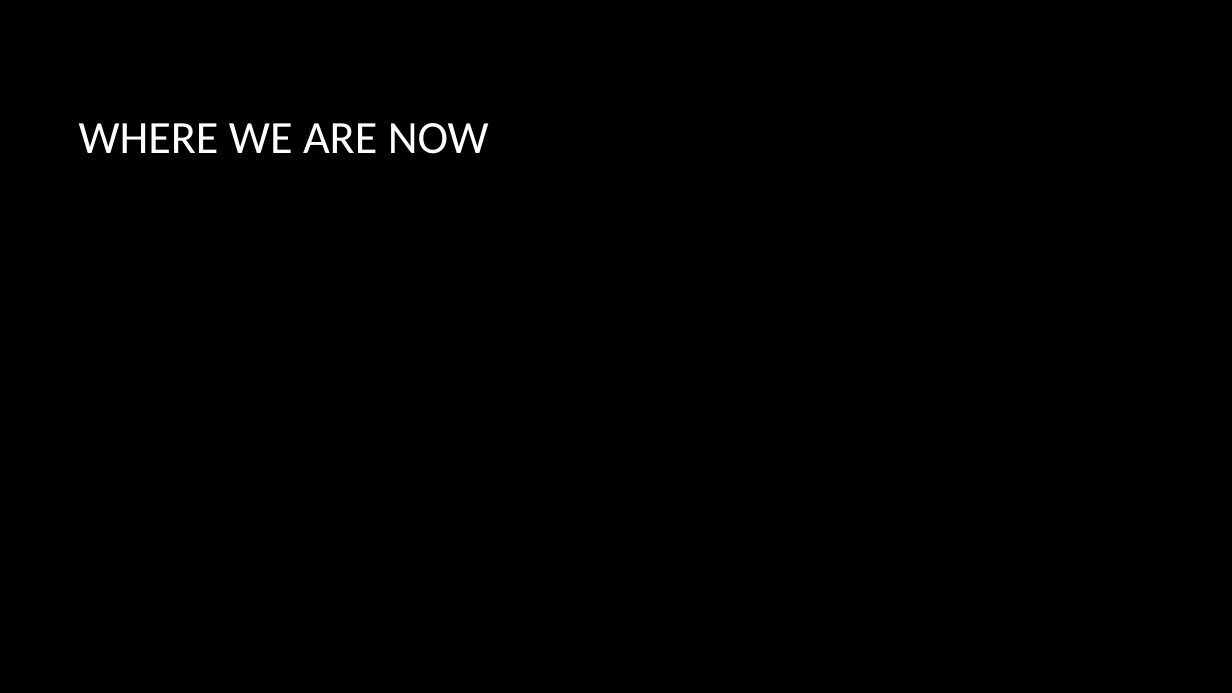
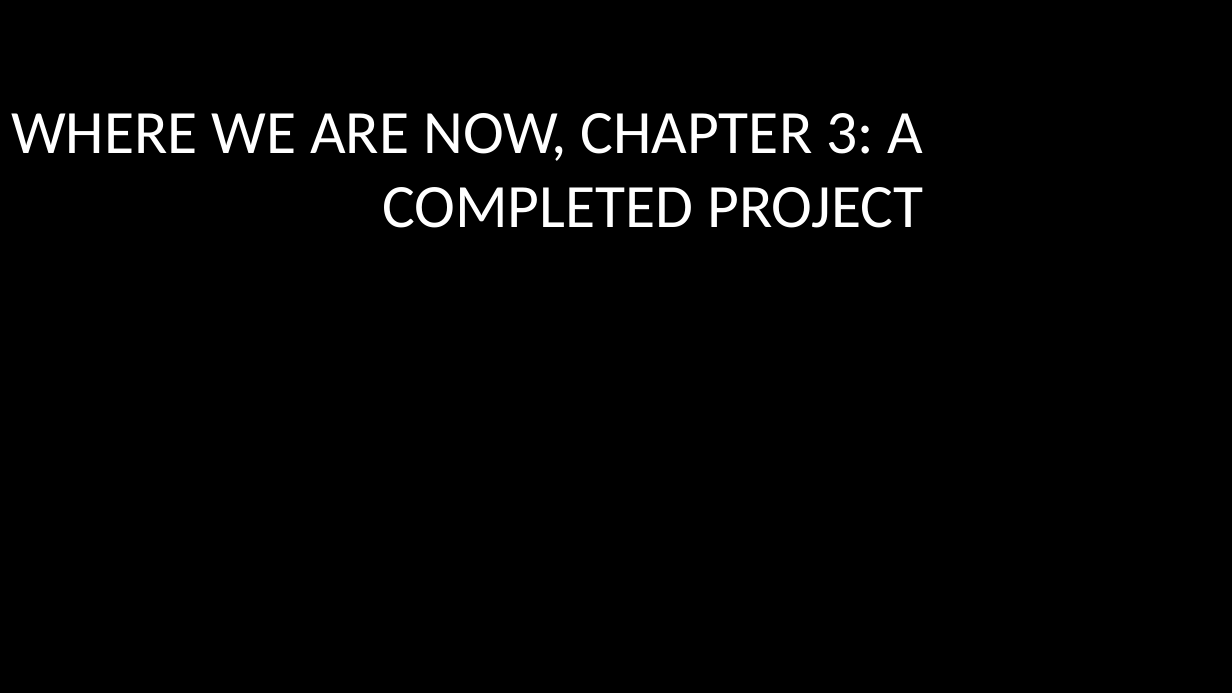
Before and after one commit to baylorSailor/C.A.R., a slide deck: slide 2 of Iteration 3/RAW Files/Iteration-3_Presentation.pptx. Drawn at 1232x693 pixels with LibreOffice and Linux fonts; fonts in the diff are those of the drawing; background and template pictures are left out. Boxes give left, top, right and bottom in pixels: in the first picture for what was removed or moved away, otherwise in the second. Text is boxed around its words. In the diff, an @@ line names an element or a change of style, - is before the commit and + after.

```diff
--- a/Iteration 3/RAW Files/Iteration-3_Presentation.pptx
+++ b/Iteration 3/RAW Files/Iteration-3_Presentation.pptx
@@ title "WHERE WE ARE NOW, CHAPTER ..." at box(11, 113, 924, 228): vertical alignment middle to bottom @@
@@ title at box(11, 113, 924, 228): text changed; size 36 to 48 pt @@
-WHERE WE ARE NOW
+WHERE WE ARE NOW, CHAPTER 3: A COMPLETED PROJECT
```
Also in this commit, not shown: 1 other slide changed, 3 slides added, 1 slide removed.
